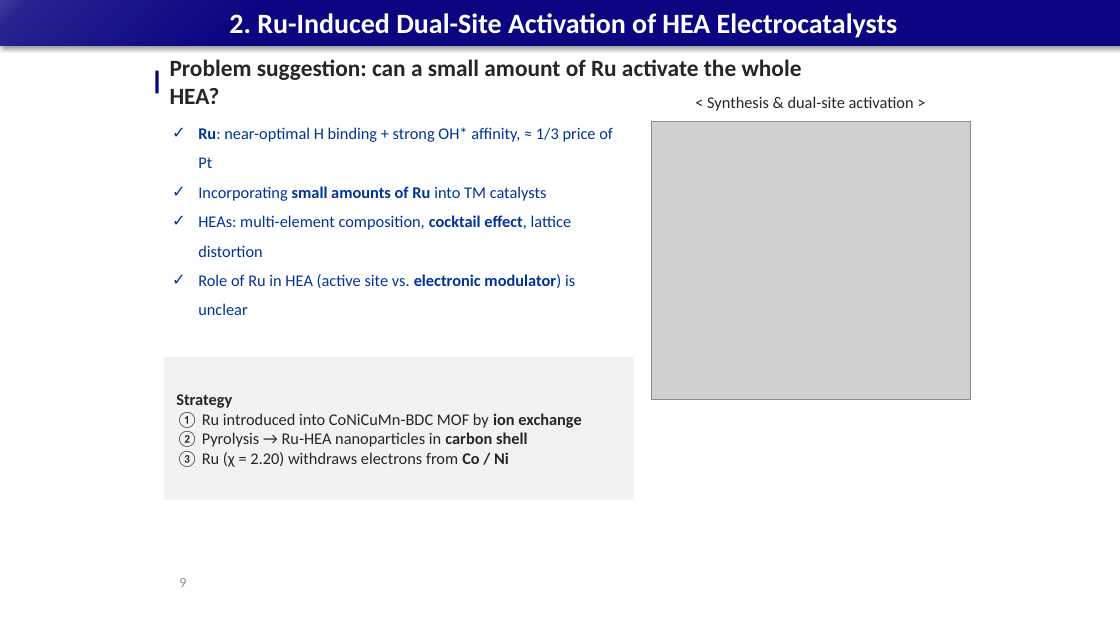
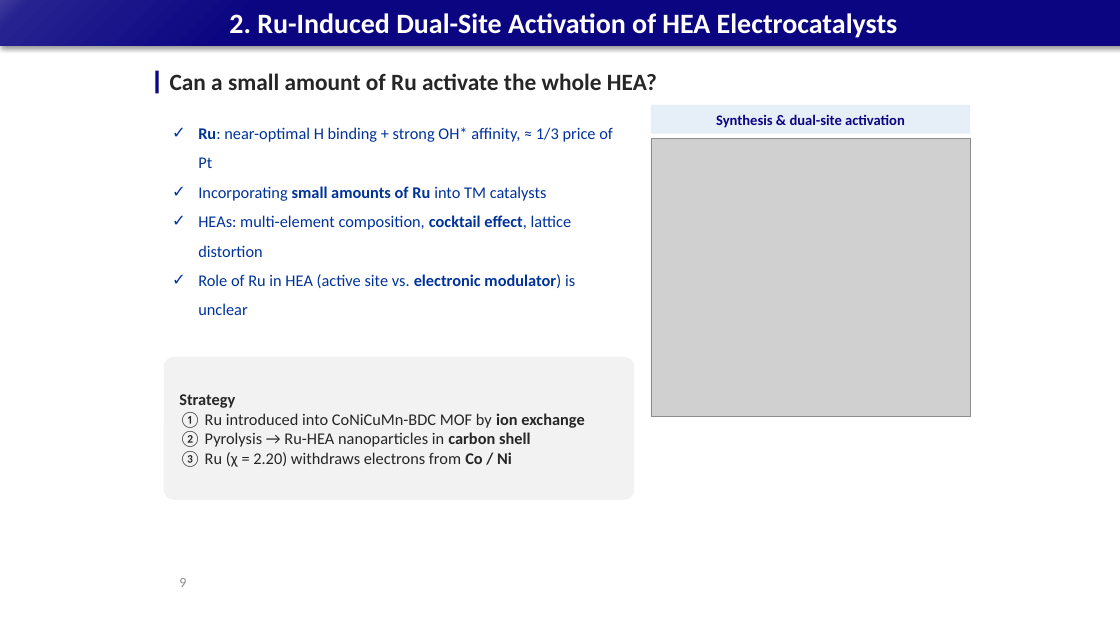
Before and after one commit to limsj0204/letter, a slide deck: slide 9 of 학위논문_디펜스_발표자료.pptx. Drawn at 1120x630 pixels with LibreOffice and Linux fonts; fonts in the diff are those of the drawing; grey boxes stand for pictures. Boxes give left, top, right and bottom in pixels: in the first picture for what was removed or moved away, otherwise in the second. Text is boxed around its words. In the diff, an @@ line names an element or a change of style, - is before the commit and + after.

```diff
--- a/학위논문_디펜스_발표자료.pptx
+++ b/학위논문_디펜스_발표자료.pptx
@@ text at (170,73,657,90): text changed @@
-Problem suggestion: can a small amount of Ru activate the whole HEA?
+Can a small amount of Ru activate the whole HEA?
@@ rectangle "Synthesis & dual-site activation": place and size @@
-rectangle "Synthesis & dual-site activation" at (707,96,914,111)
+rectangle "Synthesis & dual-site activation" at (651,105,970,134)
@@ rectangle "Synthesis & dual-site activation" at (651,105,970,134): vertical alignment top to middle; fill none to #E6EEF8 @@
@@ text in rectangle at (716,114,905,128): text changed; size 14 to 12.5 pt; text colour #262626 to #0B0581; bold on @@
-< Synthesis & dual-site activation >
+Synthesis & dual-site activation
@@ picture: place and size @@
-picture at (651,122,970,400)
+picture at (651,139,970,417)
@@ rounded rectangle "Strategy" at (164,357,634,500): rectangle to rounded rectangle @@
```
Also in this commit, not shown: 31 other slides changed.
